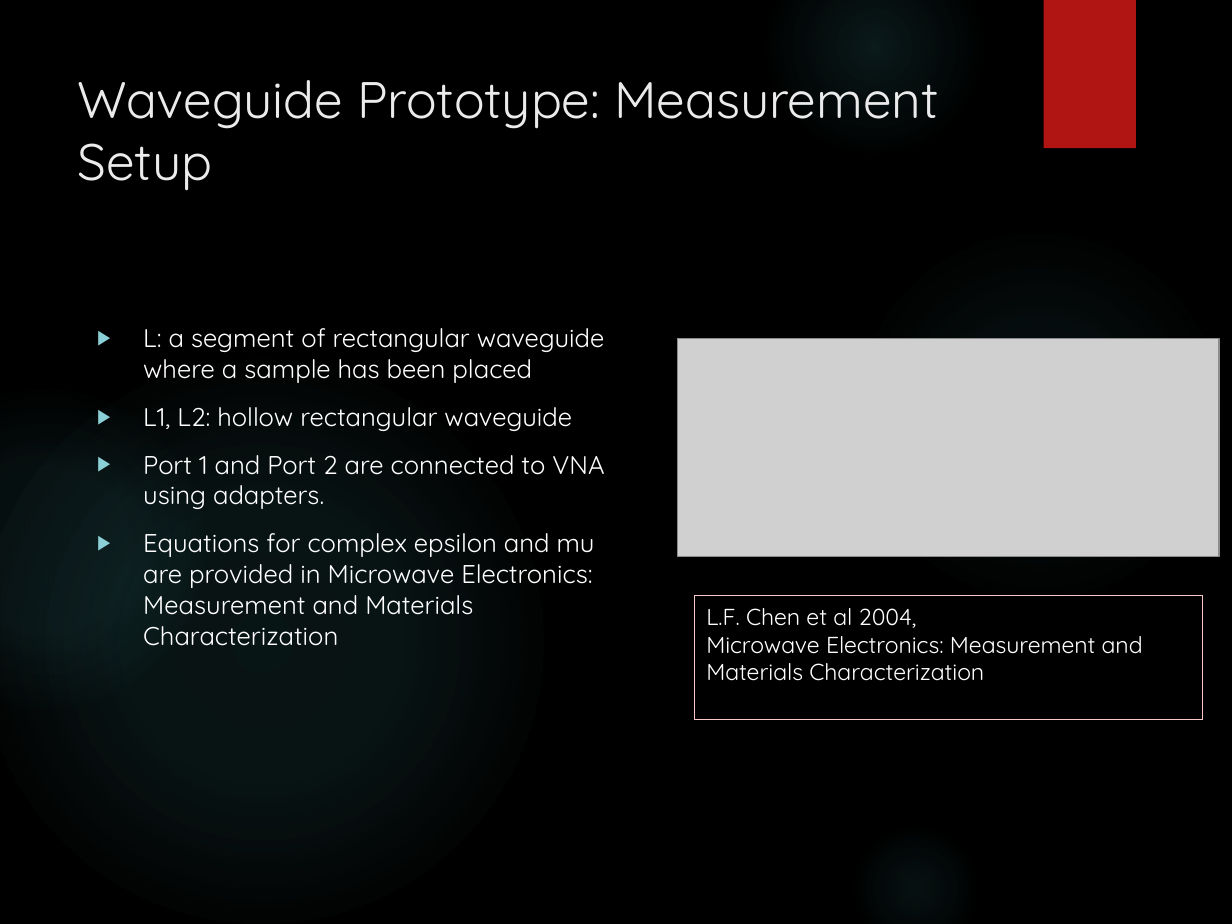
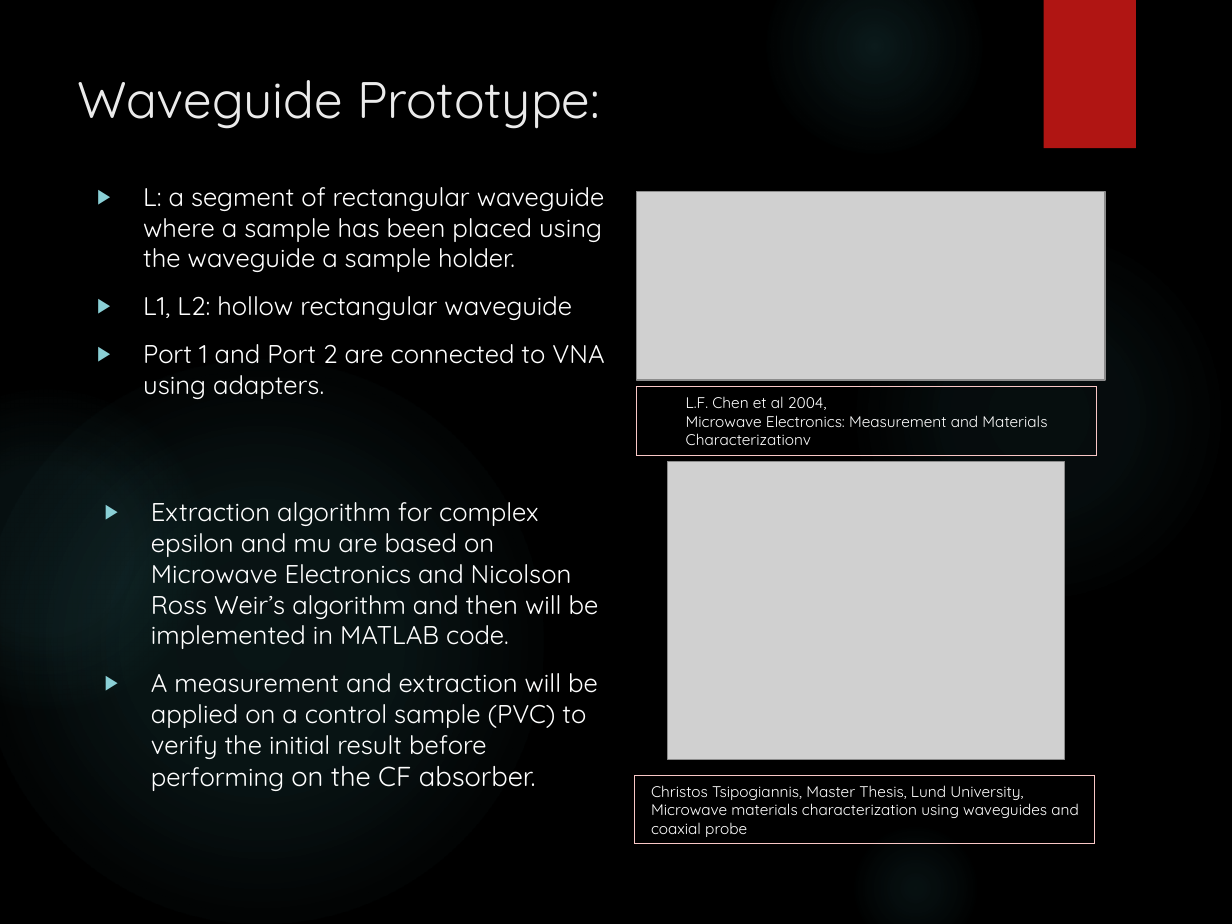
Before and after one commit to trankhiemha/ECE412-413-Capstone-Project-N3, a slide deck: slide 9 of Capstone project proposal presentation.pptx (slide 6 before the commit). Drawn at 1232x924 pixels with LibreOffice and Linux fonts; fonts in the diff are those of the drawing; grey boxes stand for pictures; background and template pictures are left out. Boxes give left, top, right and bottom in pixels: in the first picture for what was removed or moved away, otherwise in the second. Text is boxed around its words. In the diff, an @@ line names an element or a change of style, - is before the commit and + after.

Commit message:
Update presentation

```diff
--- a/Capstone project proposal presentation.pptx
+++ b/Capstone project proposal presentation.pptx
@@ title at [78,80,600,129]: text changed @@
-Waveguide Prototype: Measurement Setup
+Waveguide Prototype:
@@ text "L: a segment of rectangular ...": place and size @@
-text "L: a segment of rectangular ..." at [143,328,605,646]
+text "L: a segment of rectangular ..." at [143,187,605,399]
@@ text at [143,187,605,272]: text changed @@
-▶ L: a segment of rectangular waveguide where a sample has been placed
+▶ L: a segment of rectangular waveguide where a sample has been placed using the waveguide a sample holder.
@@ picture: place and size @@
-picture at [678,339,1220,557]
+picture at [637,192,1105,381]
@@ rectangle "L.F. Chen et al 2004,": place and size @@
-rectangle "L.F. Chen et al 2004," at [694,595,1202,719]
+rectangle "L.F. Chen et al 2004," at [637,387,1096,456]
@@ text in rectangle at [686,415,1047,445]: text changed; size 13.5 to 9 pt @@
-Microwave Electronics: Measurement and
-Materials Characterization
+Microwave Electronics: Measurement and Materials Characterizationv
@@ text in rectangle at [686,396,827,410]: size 13.5 to 9 pt in "L.F. Chen et al 2004," @@
@@ picture added at [668,462,1064,759] @@
@@ text added at [151,502,599,791], 15 pt, text #FFFFFF @@
+▶ Extraction algorithm for complex epsilon and mu are based on Microwave Electronics and Nicolson Ross Weir’s algorithm and then will be implemented in MATLAB code.
+▶ A measurement and extraction will be applied on a control sample (PVC) to verify the initial result before performing on the CF absorber.
@@ text at [143,533,595,646]: paragraph removed @@
-▶ Equations for complex epsilon and mu are provided in Microwave Electronics: Measurement and Materials Characterization
@@ rectangle added at [634,775,1094,844], outline #F9C7C6 0.75 pt, 9 pt, text #FFFFFF @@
+Christos Tsipogiannis, Master Thesis, Lund University,
+Microwave materials characterization using waveguides and coaxial probe
```
Also in this commit, not shown: 8 other slides changed, 4 slides added, 1 slide removed.
